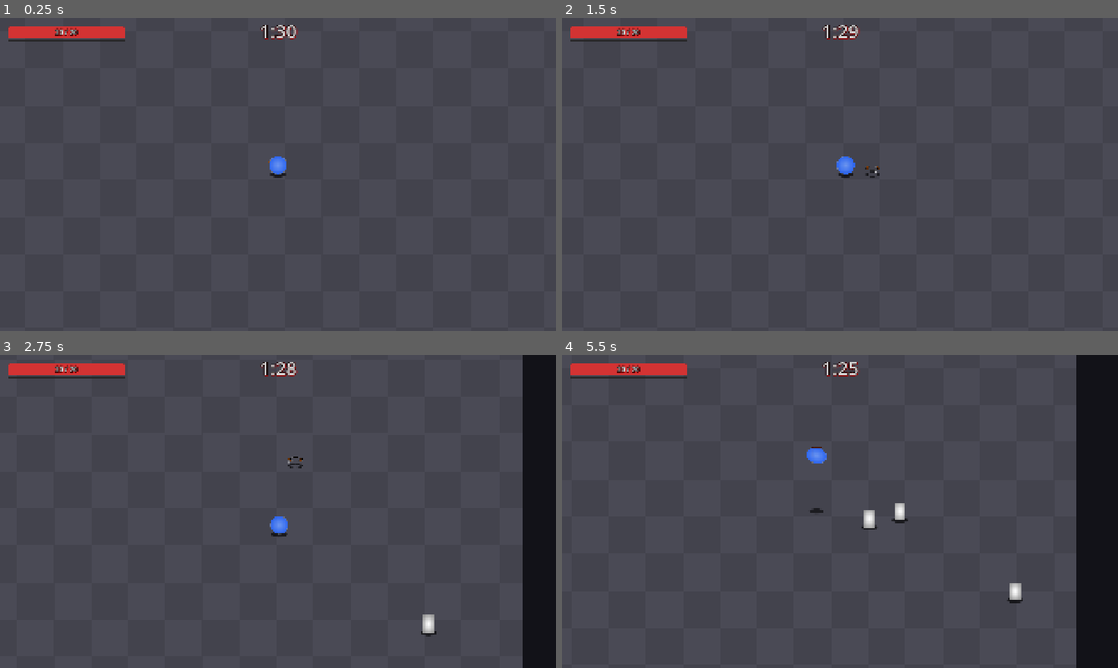
Above: before the commit, frames 1-4 (two rows, left to right).
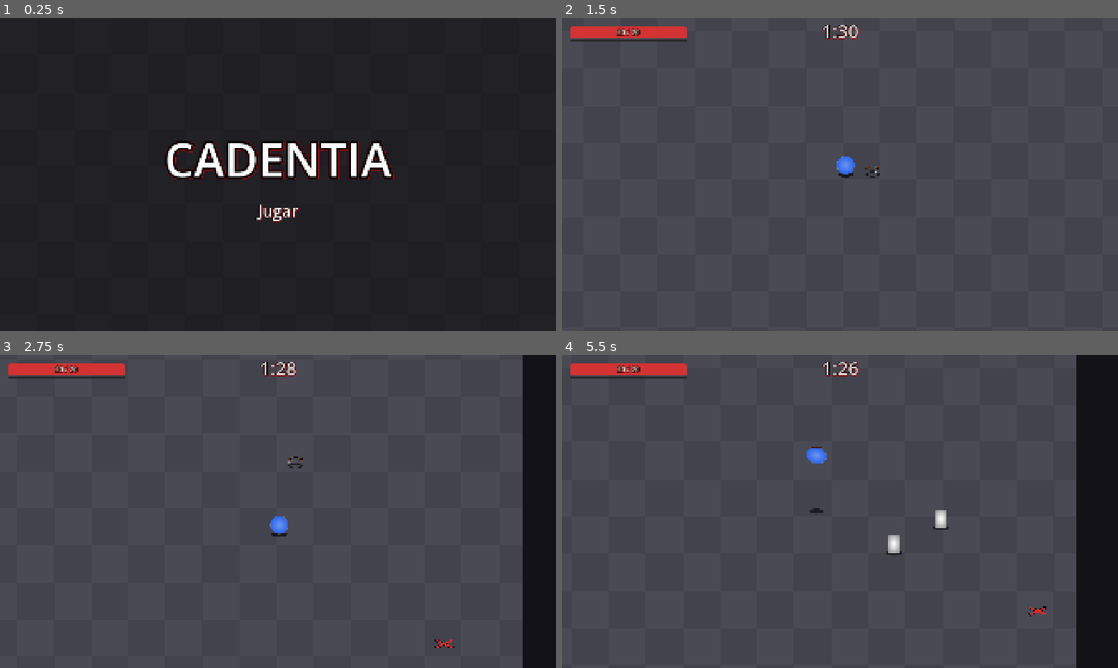
Above: after the commit, the same moments.

Repository: Lucarni-Lucas/entrega-boss-lucarni-lucas
Game: Godot game, scene res://scenes/ui/menu_principal.tscn
Same seed, same stepped clock (60 frames per second), same inputs: the game is played once before the commit and once after it. Before the commit the project starts from res://scenes/arena.tscn.
Inputs (mouse positions are in pixels of both pictures, inside the frame that each line leads up to):
- Up to frame 1 (0.25 s): no input
- Up to frame 2 (1.5 s): click (840, 212) at 0.5 s, where only the run after the commit has a clickable "Jugar"; move the mouse to (962, 158) at 1.27 s; hold D (mover_derecha) from 1.28 s (still down); tap Z (boomerang) at 1.35 s
- Up to frame 3 (2.75 s): move the mouse to (166, 527) at 2.02 s; release D (mover_derecha) at 2.03 s; hold S (mover_abajo) from 2.03 s (still down); tap X (dive) at 2.1 s
- Up to frame 4 (5.5 s): move the mouse to (895, 442) at 2.77 s; release S (mover_abajo) at 2.78 s; hold D (mover_derecha) 2.78-3.53 s; tap one key every 0.75 s from 2.85 s: Space (ground_pound) C (slash) Z (boomerang) X (dive); move the mouse to (812, 574) at 3.52 s; hold W (mover_arriba) 3.53-4.28 s; move the mouse to (1006, 558) at 4.27 s; hold A (mover_izquierda) from 4.28 s (still down); move the mouse to (673, 464) at 5.02 s

The runs differ from the first frame. In frame 1, 100% of the frame differs, in the area x 0-100%, y 0-100%; in frame 2, less than 0.1%; in frame 3, 0.2%; in frame 4, 0.8%.

Commit message:
menu principal implementado

Diff:
--- a/entrega-boss-lucarni-lucas/project.godot
+++ b/entrega-boss-lucarni-lucas/project.godot
@@ -11,7 +11,7 @@
 [application]
 
 config/name="entrega-boss-lucarni-lucas"
-run/main_scene="uid://cfff452o8hyd1"
+run/main_scene="uid://c0rkujp15f28n"
 config/features=PackedStringArray("4.7", "Forward Plus")
 config/icon="res://icon.svg"
 
--- a/entrega-boss-lucarni-lucas/scenes/camara.gd
+++ b/entrega-boss-lucarni-lucas/scenes/camara.gd
@@ -9,6 +9,7 @@
 		return
 	zoom = Vector2.ONE * _zoom_necesario(_seguir())
 	reset_smoothing()
+	force_update_scroll()
 
 
 func _physics_process(delta: float) -> void:
--- a/entrega-boss-lucarni-lucas/scenes/ui/menu_partida.gd
+++ b/entrega-boss-lucarni-lucas/scenes/ui/menu_partida.gd
@@ -1,14 +1,17 @@
 extends CanvasLayer
 
 @export_range(0, 1, 0.05, "suffix:s") var duracion_entrada := 0.2
+@export_file("*.tscn") var escena_menu: String
 
 @onready var _contenido: Control = $Contenido
 @onready var _titulo: Label = $Contenido/Opciones/Titulo
 @onready var _reintentar: Button = $Contenido/Opciones/Reintentar
+@onready var _menu_principal: Button = $Contenido/Opciones/MenuPrincipal
 
 
 func _ready() -> void:
 	_reintentar.pressed.connect(_on_reintentar_pressed)
+	_menu_principal.pressed.connect(_on_menu_principal_pressed)
 
 
 func _on_partida_finalizo(gano: bool) -> void:
@@ -22,3 +25,8 @@
 func _on_reintentar_pressed() -> void:
 	get_tree().paused = false
 	get_tree().reload_current_scene()
+
+
+func _on_menu_principal_pressed() -> void:
+	get_tree().paused = false
+	get_tree().change_scene_to_file(escena_menu)
--- a/entrega-boss-lucarni-lucas/scenes/ui/menu_partida.tscn
+++ b/entrega-boss-lucarni-lucas/scenes/ui/menu_partida.tscn
@@ -7,6 +7,7 @@
 process_mode = 3
 visible = false
 script = ExtResource("1_eetqr")
+escena_menu = "uid://c0rkujp15f28n"
 
 [node name="Contenido" type="Control" parent="." unique_id=2087623833]
 layout_mode = 3
@@ -51,3 +52,7 @@
 [node name="Reintentar" parent="Contenido/Opciones" unique_id=2028608480 instance=ExtResource("1_yskbd")]
 layout_mode = 2
 text = "Reintentar"
+
+[node name="MenuPrincipal" parent="Contenido/Opciones" unique_id=1561209149 instance=ExtResource("1_yskbd")]
+layout_mode = 2
+text = "Menú principal"
--- /dev/null
+++ b/entrega-boss-lucarni-lucas/scenes/ui/menu_principal.gd
@@ -0,0 +1,14 @@
+extends Control
+
+@export_file("*.tscn") var escena_partida: String
+
+@onready var _jugar: Button = $Opciones/Jugar
+
+
+func _ready() -> void:
+	_jugar.pressed.connect(_on_jugar_pressed)
+	_jugar.grab_focus()
+
+
+func _on_jugar_pressed() -> void:
+	get_tree().change_scene_to_file(escena_partida)
--- /dev/null
+++ b/entrega-boss-lucarni-lucas/scenes/ui/menu_principal.tscn
@@ -0,0 +1,64 @@
+[gd_scene format=3 uid="uid://c0rkujp15f28n"]
+
+[ext_resource type="Script" uid="uid://cmnvistqvmth6" path="res://scenes/ui/menu_principal.gd" id="1_guvrm"]
+[ext_resource type="PackedScene" uid="uid://dmm0bnb0mc5sc" path="res://scenes/ui/boton_texto.tscn" id="1_tu06j"]
+[ext_resource type="Texture2D" uid="uid://b6s7sn8uddq73" path="res://assets/placeholder/suelo.png" id="2_fh6ra"]
+
+[node name="MenuPrincipal" type="Control" unique_id=896847840]
+layout_mode = 3
+anchors_preset = 15
+anchor_right = 1.0
+anchor_bottom = 1.0
+grow_horizontal = 2
+grow_vertical = 2
+script = ExtResource("1_guvrm")
+escena_partida = "uid://cfff452o8hyd1"
+
+[node name="Suelo" type="TextureRect" parent="." unique_id=1334703041]
+z_index = -10
+texture_filter = 1
+layout_mode = 1
+anchors_preset = 15
+anchor_right = 1.0
+anchor_bottom = 1.0
+grow_horizontal = 2
+grow_vertical = 2
+texture = ExtResource("2_fh6ra")
+stretch_mode = 1
+
+[node name="Fondo" type="ColorRect" parent="." unique_id=977739793]
+layout_mode = 1
+anchors_preset = 15
+anchor_right = 1.0
+anchor_bottom = 1.0
+grow_horizontal = 2
+grow_vertical = 2
+color = Color(0, 0, 0, 0.55)
+
+[node name="Opciones" type="VBoxContainer" parent="." unique_id=280997432]
+layout_mode = 1
+anchors_preset = 8
+anchor_left = 0.5
+anchor_top = 0.5
+anchor_right = 0.5
+anchor_bottom = 0.5
+offset_left = -20.0
+offset_top = -20.0
+offset_right = 20.0
+offset_bottom = 20.0
+grow_horizontal = 2
+grow_vertical = 2
+theme_override_constants/separation = 32
+alignment = 1
+
+[node name="Titulo" type="Label" parent="Opciones" unique_id=2067785312]
+layout_mode = 2
+theme_override_constants/outline_size = 32
+theme_override_constants/shadow_outline_size = 36
+theme_override_font_sizes/font_size = 160
+text = "CADENTIA"
+horizontal_alignment = 1
+
+[node name="Jugar" parent="Opciones" unique_id=2028608480 instance=ExtResource("1_tu06j")]
+layout_mode = 2
+text = "Jugar"
Not shown, added: entrega-boss-lucarni-lucas/scenes/ui/menu_principal.gd.uid
